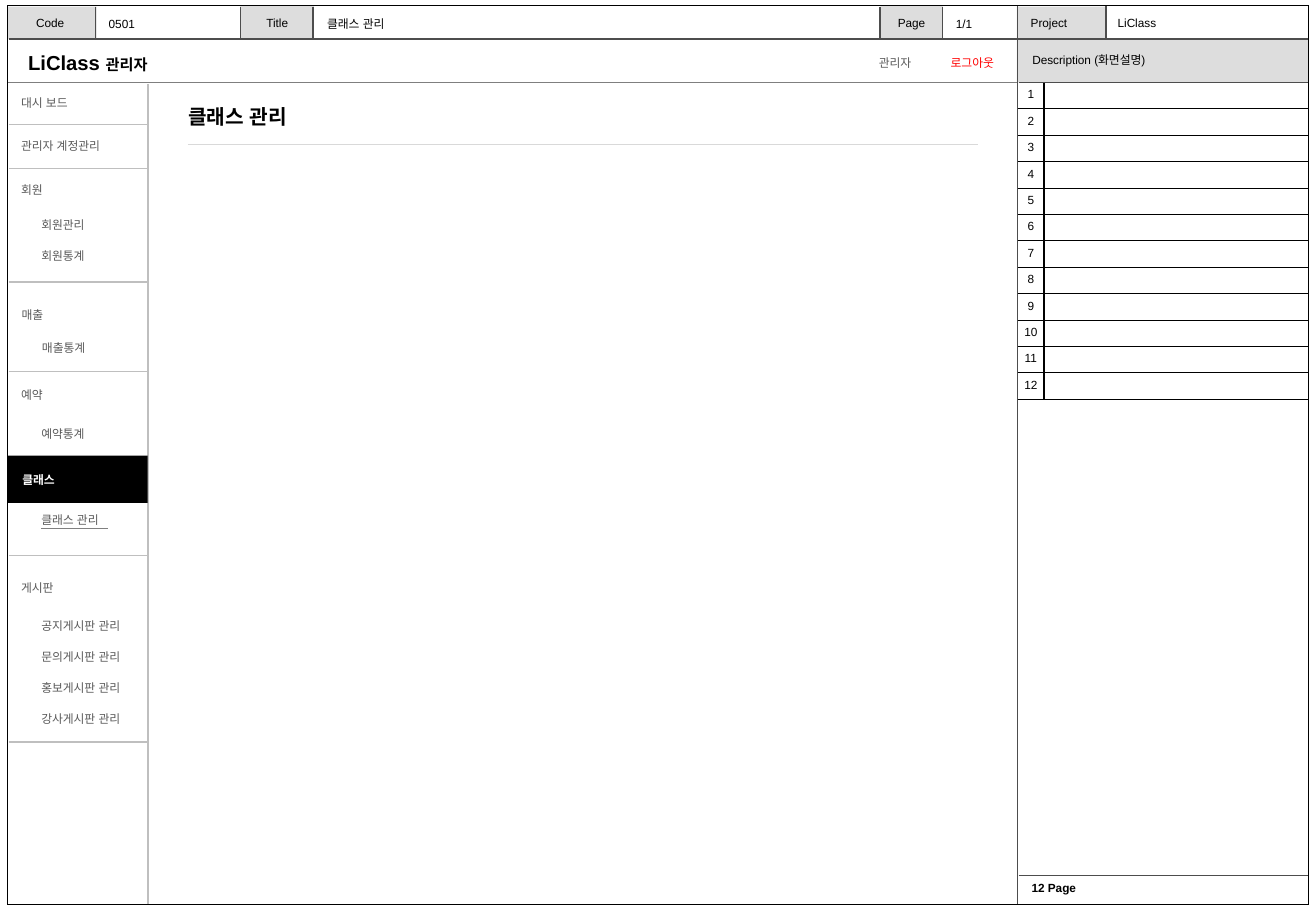
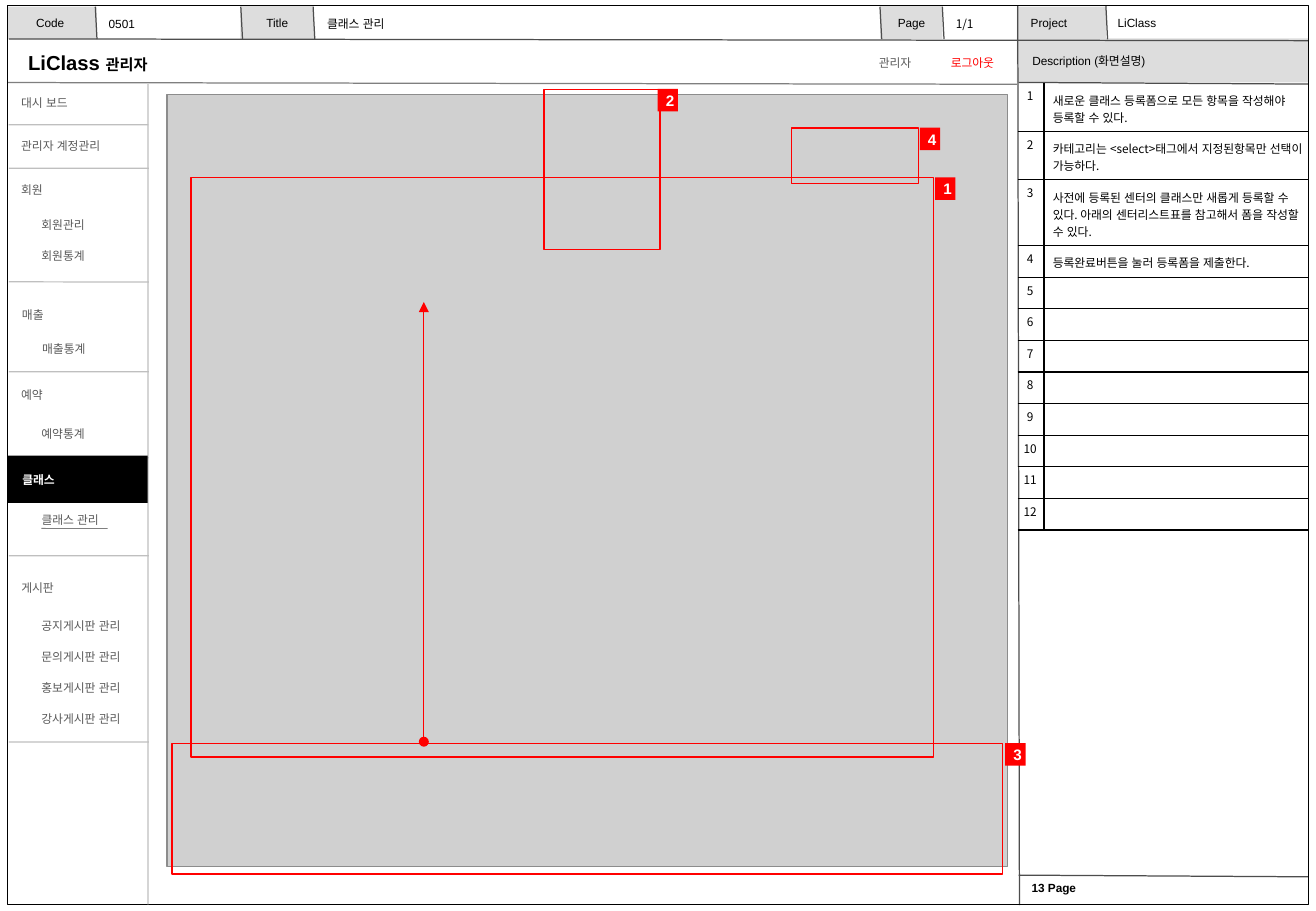
Before and after one commit to jmlim1107/jmlim1107.kh, a slide deck: slide 13 of 스토리보드/3조_스토리보드_20230314_관리자.pptx (slide 12 before the commit). Drawn at 1316x911 pixels with LibreOffice and Linux fonts; fonts in the diff are those of the drawing; grey boxes stand for pictures; background and template pictures are left out. Boxes give left, top, right and bottom in pixels: in the first picture for what was removed or moved away, otherwise in the second. Text is boxed around its words. In the diff, an @@ line names an element or a change of style, - is before the commit and + after.

```diff
--- a/스토리보드/3조_스토리보드_20230314_관리자.pptx
+++ b/스토리보드/3조_스토리보드_20230314_관리자.pptx
@@ font Arial to Noto Sans CJK KR in 12 elements at <box>21,140,100,151</box>, <box>22,309,44,320</box>, <box>21,582,53,593</box>, <box>41,219,84,261</box>, <box>42,343,85,354</box>, <box>41,428,84,439</box>, <box>41,620,121,724</box>, <box>21,97,68,108</box>, <box>42,514,99,525</box>, <box>9,456,148,503</box>, <box>327,18,385,29</box>, <box>956,18,974,30</box> @@
@@ text "관리자 로그아웃" rewrapped from <box>879,57,994,68</box> to <box>951,57,994,68</box> @@
@@ rectangle added at <box>544,89,660,249</box>, outline #FF0000 0.75 pt @@
@@ rectangle added at <box>657,89,678,111</box>, fill #FF0000, 9 pt, text #FFFFFF, bold @@
+2
@@ table removed at <box>1018,83,1310,400</box>, 12 rows, 2 columns @@
-1 | 
-2 | 
-3 | 
-4 | 
-5 | 
-6 | 
-7 | 
-8 | 
-9 | 
-10 | 
-11 | 
-12 | 
@@ table added at <box>1018,83,1310,520</box>, 12 rows, 2 columns @@
+1 | 새로운 클래스 등록폼으로 모든 항목을 작성해야 등록할 수 있다.
+2 | 카테고리는 <select>태그에서 지정된항목만 선택이 가능하다.
+3 | 사전에 등록된 센터의 클래스만 새롭게 등록할 수 있다. 아래의 센터리스트표를 참고해서 폼을 작성할 수 있다.
+4 | 등록완료버튼을 눌러 등록폼을 제출한다.
+5 | 
+6 | 
+7 | 
+8 | 
+9 | 
+10 | 
+11 | 
+12 | 
@@ picture added at <box>168,95,1009,868</box> @@
@@ text removed at <box>188,107,287,126</box> @@
-클래스 관리
@@ line removed from (188, 145) to (978, 145) @@
@@ rectangle added at <box>791,128,919,183</box>, outline #FF0000 0.75 pt @@
@@ rectangle added at <box>920,128,941,149</box>, fill #FF0000, 9 pt, text #FFFFFF, bold @@
+4
@@ rectangle added at <box>191,177,934,757</box>, outline #FF0000 0.75 pt @@
@@ rectangle added at <box>936,177,956,199</box>, fill #FF0000, 9 pt, text #FFFFFF, bold @@
+1
@@ freeform shape added at <box>423,303,424,742</box>, outline #FF0000 0.75 pt @@
@@ rectangle added at <box>173,744,1004,875</box>, outline #FF0000 0.75 pt @@
@@ rectangle added at <box>1006,744,1027,766</box>, fill #FF0000, 9 pt, text #FFFFFF, bold @@
+3
```
Also in this commit, not shown: 18 other slides changed, 3 slides added, 3 other files.
